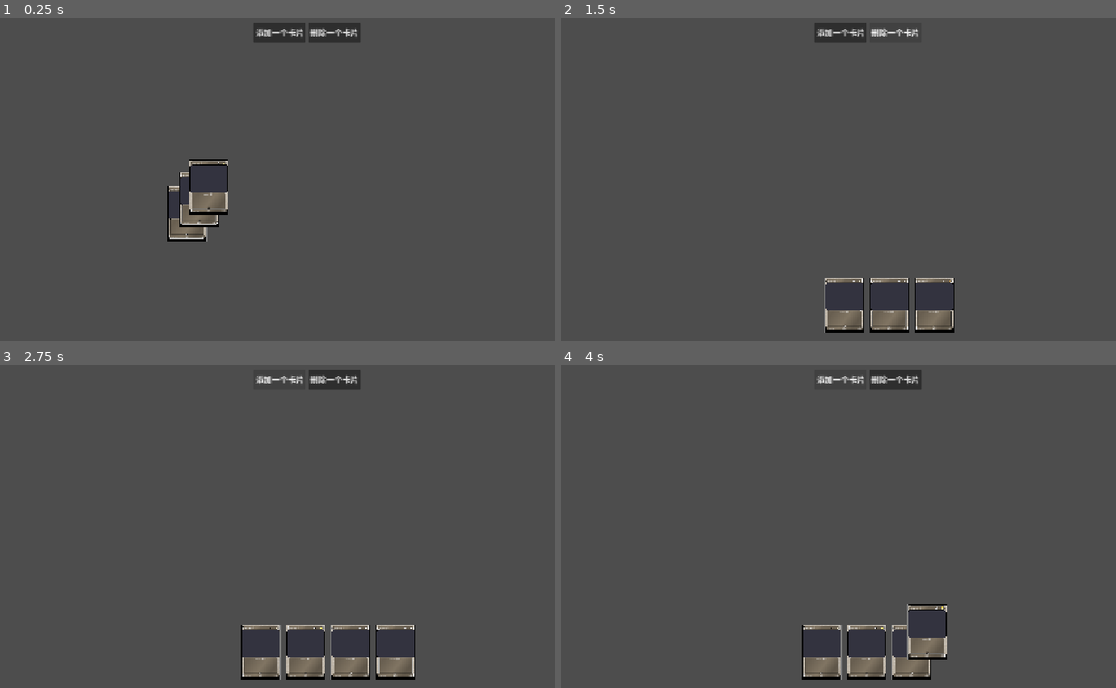
Above: before the commit, frames 1-4 (two rows, left to right).
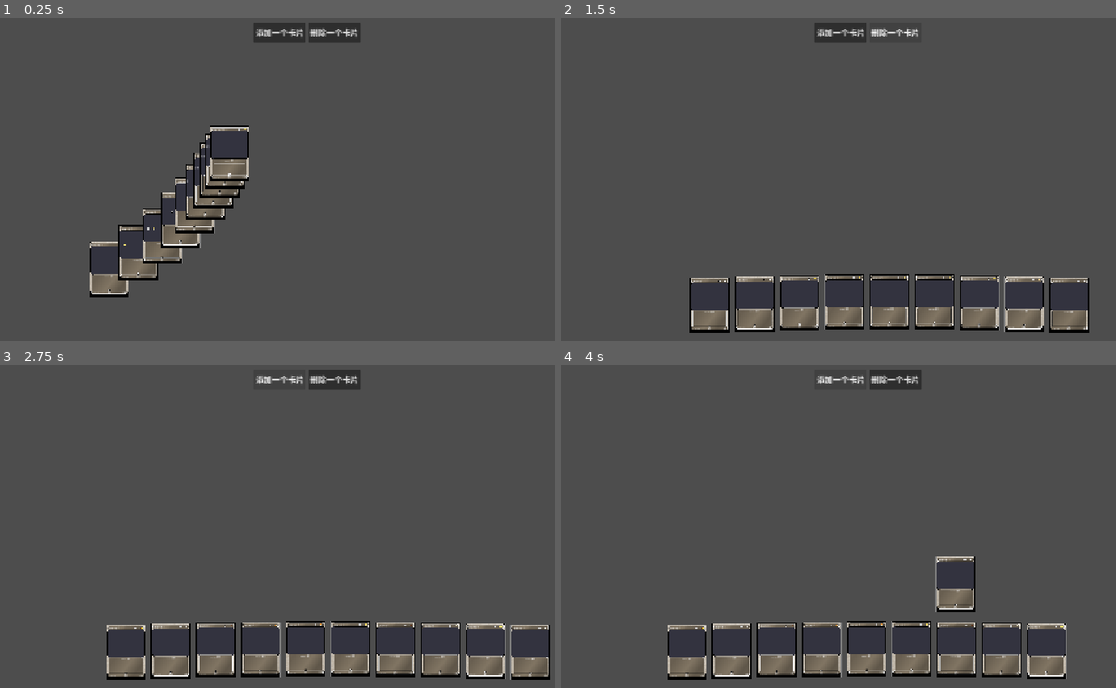
Above: after the commit, the same moments.

Repository: zzhgithub/card_v3
Game: Godot game, scene res://dule/my_hand_test.tscn
The game is run twice, just before and just after one commit, with the same random seed, the same clock (stepped at 60 frames per second) and the same inputs. This scene is started directly instead of the project's main scene.
Inputs:
- Up to frame 1 (0.25 s): no input
- Up to frame 2 (1.5 s): click "添加一个卡片" at 0.5 s; click "删除一个卡片" at 1.25 s
- Up to frame 3 (2.75 s): click "添加一个卡片" at 2 s
- Up to frame 4 (4 s): click "删除一个卡片" at 2.75 s; click "添加一个卡片" at 3.5 s

The runs differ from the first frame. In frame 1, 5.6% of the frame differs, in the area x 16-45%, y 33-87%; in frame 2, 8.2%; in frame 3, 8.5%; in frame 4, 9.9%, in the area x 19-92%, y 59-98%.

Commit message:
feat(dule): MyHand 添加遮挡/堆叠排版算法
- 实现双模式排版：
  - 正常模式：卡片等距排列，带轻微弧形（中间略高 6px）
  - 堆叠模式：卡片放不下时均匀压缩，带明显弧形（18px）+ 轻微旋转（±7°）
- 弧形与旋转效果使密集卡片产生自然扇形层次，避免直线堆叠成一坨
- 测试场景初始卡片数改为 12 张，便于直接验证堆叠效果

Diff:
--- a/godot-client/dule/my_hand.gd
+++ b/godot-client/dule/my_hand.gd
@@ -10,6 +10,13 @@
 @export var card_gap := 10.0
 @export var align_drop_zone_size_with_current_hand_size := true
 @export var swap_only_on_reorder := false
+
+## 堆叠模式下的弧形高度（中间卡片抬高像素）
+@export var stacked_arc_height := 18.0
+## 堆叠模式下的最大旋转角度（度）
+@export var stacked_max_rotation := 7.0
+## 正常模式下的轻微弧形高度
+@export var normal_arc_height := 6.0
 
 
 func _ready() -> void:
@@ -45,8 +52,8 @@
 	var card_size = card_manager.card_size
 	var _w = card_size.x
 	var _h = card_size.y
+	var total_cards = _held_cards.size()
 
-	var total_cards = _held_cards.size()
 	if total_cards == 0:
 		if align_drop_zone_size_with_current_hand_size and enable_drop_zone and drop_zone != null:
 			drop_zone.return_sensor_size()
@@ -54,47 +61,86 @@
 
 	var available_width = size.x
 	var available_height = size.y
+	var center_y = available_height / 2.0 - _h / 2.0
 
-	# 计算间距：优先使用 card_gap，如果放不下则压缩
-	var spacing = _w + card_gap
-	var total_width = total_cards * _w + (total_cards - 1) * card_gap
-	if total_width > available_width and total_cards > 1:
-		spacing = (available_width - _w) / float(total_cards - 1)
-
-	var actual_total_width = total_cards * _w + (total_cards - 1) * (spacing - _w)
-	var start_x = (available_width - actual_total_width) / 2.0
-	var center_y = available_height / 2.0 - _h / 2.0
+	# 计算正常排列的总宽度
+	var normal_width = total_cards * _w + (total_cards - 1) * card_gap
+	var use_stacked_mode = normal_width > available_width
 
 	var x_min = INF
 	var x_max = -INF
 	var y_min = INF
 	var y_max = -INF
-
 	var card_mids: Array = []
 
-	for i in range(total_cards):
-		var card = _held_cards[i]
-		var local_pos = Vector2.ZERO
+	if not use_stacked_mode:
+		# === 正常模式：等距水平排列，带轻微弧形 ===
+		var start_x = (available_width - normal_width) / 2.0
 
-		if total_cards == 1:
-			local_pos.x = available_width / 2.0 - _w / 2.0
+		for i in range(total_cards):
+			var card = _held_cards[i]
+			var local_pos = Vector2.ZERO
+			local_pos.x = start_x + i * (_w + card_gap)
+
+			# 轻微弧形：中间略高，两边略低
+			if total_cards > 1:
+				var ratio = float(i) / float(total_cards - 1)
+				local_pos.y = center_y - normal_arc_height * sin(ratio * PI)
+			else:
+				local_pos.y = center_y
+
+			var global_pos = global_position + local_pos
+			card_mids.append(global_pos.x + _w / 2.0)
+
+			x_min = min(x_min, local_pos.x)
+			x_max = max(x_max, local_pos.x + _w)
+			y_min = min(y_min, local_pos.y)
+			y_max = max(y_max, local_pos.y + _h)
+
+			card.move(global_pos, 0)
+			card.show_front = card_face_up
+			card.can_be_interacted_with = true
+	else:
+		# === 堆叠模式：均匀压缩分布，带弧形与旋转 ===
+		var spacing: float
+		if total_cards > 1:
+			spacing = (available_width - _w) / float(total_cards - 1)
 		else:
-			local_pos.x = start_x + i * spacing
+			spacing = 0.0
 
-		local_pos.y = center_y
+		for i in range(total_cards):
+			var card = _held_cards[i]
+			var ratio = 0.5 if total_cards == 1 else float(i) / float(total_cards - 1)
 
-		var global_pos = global_position + local_pos
+			var local_pos = Vector2.ZERO
+			local_pos.x = i * spacing
 
-		card_mids.append(global_pos.x + _w / 2.0)
+			# 弧形：中间高两边低
+			local_pos.y = center_y - stacked_arc_height * sin(ratio * PI)
 
-		x_min = min(x_min, local_pos.x)
-		x_max = max(x_max, local_pos.x + _w)
-		y_min = min(y_min, local_pos.y)
-		y_max = max(y_max, local_pos.y + _h)
+			# 旋转：中间水平，两侧向中间倾斜
+			var rotation_deg = stacked_max_rotation * sin((ratio - 0.5) * PI)
+			var rotation_rad = deg_to_rad(rotation_deg)
 
-		card.move(global_pos, 0)
-		card.show_front = card_face_up
-		card.can_be_interacted_with = true
+			var global_pos = global_position + local_pos
+			card_mids.append(global_pos.x + _w / 2.0)
+
+			# 估算旋转后的包围盒（用于 drop_zone）
+			var cos_r = abs(cos(rotation_rad))
+			var sin_r = abs(sin(rotation_rad))
+			var bbox_w = _w * cos_r + _h * sin_r
+			var bbox_h = _w * sin_r + _h * cos_r
+			var bbox_x_off = (_w - bbox_w) / 2.0
+			var bbox_y_off = (_h - bbox_h) / 2.0
+
+			x_min = min(x_min, local_pos.x + bbox_x_off)
+			x_max = max(x_max, local_pos.x + bbox_x_off + bbox_w)
+			y_min = min(y_min, local_pos.y + bbox_y_off)
+			y_max = max(y_max, local_pos.y + bbox_y_off + bbox_h)
+
+			card.move(global_pos, rotation_rad)
+			card.show_front = card_face_up
+			card.can_be_interacted_with = true
 
 	# 更新 drop zone
 	if align_drop_zone_size_with_current_hand_size and enable_drop_zone and drop_zone != null:
--- a/godot-client/dule/my_hand_test.gd
+++ b/godot-client/dule/my_hand_test.gd
@@ -13,7 +13,7 @@
 	remove_button.pressed.connect(_on_remove_pressed)
 	# 延迟一帧添加卡片，确保容器布局已完成
 	await get_tree().process_frame
-	for i in range(3):
+	for i in range(12):
 		_on_add_pressed()
 
 
